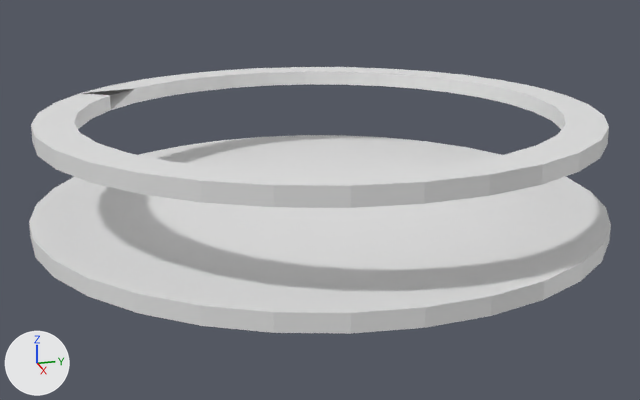
The Blender file canon.blend: old version first, new version second.
Both versions are drawn from a 50 mm lens placed at (19.15, -5.4, 2.46), pointed at (0.25, -0.07, -3.6). Arrows for +X, +Y and +Z are at lower left; the lights stay in place.
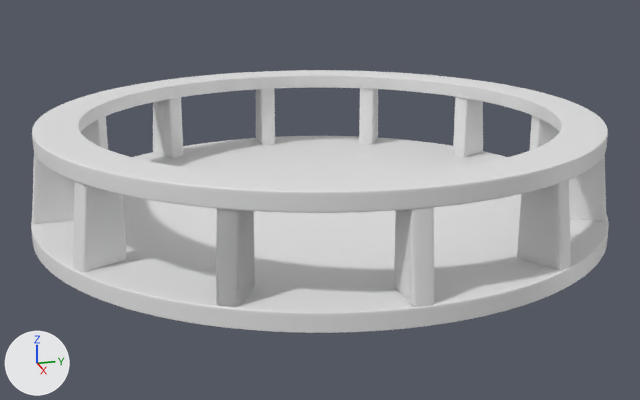
Pixel boxes (x1, y1, x2, y2) of what changed, in the pictures (640 x 400 px):
'Cylinder', reshaped, modifiers changed
    before: (29, 135, 611, 334)
    after: (31, 136, 609, 333)
'Cylinder.001', reshaped, moved, rescaled, modifiers changed
    before: (31, 67, 609, 208)
    after: (32, 70, 608, 213)
'Cube.004', added
    after: (73, 181, 126, 272)
'Cube.010', added
    after: (517, 180, 571, 270)
'Cube.002', added
    after: (394, 207, 434, 307)
'Cube.008', added
    after: (216, 209, 255, 307)
'Cube', added
    after: (32, 152, 75, 224)
'Cube.006', added
    after: (569, 154, 606, 221)
'Cube.011', added
    after: (153, 97, 183, 158)
'Cube.012', added
    after: (453, 97, 483, 157)
'Cube.003', added
    after: (256, 89, 275, 145)
'Cube.007', added
    after: (359, 88, 378, 145)
'Cube.001', added
    after: (529, 115, 559, 151)
'Cube.005', added
    after: (81, 116, 108, 150)
part 1 of me_cylinder_003, built on
    before: (31, 67, 609, 186)
    after: (32, 70, 608, 213)
part 2 of me_cylinder_002, added
    after: (31, 136, 609, 333)

What changed in the scene script:
```text
Change me_cylinder_003:
    used by ob_cylinder_001; location = (0.0, 0.0, -1.69); scale = (6.27, 6.27, 0.187)
    remove me_cylinder_003.from_pydata(...)  # 160 vertices, 160 faces; spans x -1.0..1.0, y -1.0..1.0, z -1.0..1.0
    add me_cylinder_003.from_pydata(...)  # 384 vertices, 384 faces; spans x -1.0..1.0, y -1.0..1.0, z -1.0..1.0
    me_cylinder_003 part 1: 8 vertices moved within x -0.85..0.85, y -0.85..0.85, z -1.0; 52 vertices removed from x -0.86..0.86, y -0.86..0.86, z 1.0; 276 vertices added at x -1.0..1.0, y -1.0..1.0, z -1.0..1.0
Change me_cylinder_002:
    used by ob_cylinder; location = (0.0, 0.0, -3.8); scale = (6.5, 6.5, 0.187)
    remove me_cylinder_002.from_pydata(...)  # 64 vertices, 34 faces; spans x -1.0..1.0, y -1.0..1.0, z -1.0..1.0
    add me_cylinder_002.from_pydata(...)  # 192 vertices, 162 faces; spans x -1.0..1.0, y -1.0..1.0, z -1.0..1.0
    me_cylinder_002 part 2: 128 vertices added at x -1.0..1.0, y -1.0..1.0, z -1.0..1.0
Change ob_cylinder_001:
    ob_cylinder_001.location: (0.0, 0.0, -1.69) -> (0.0, 0.0, -1.79)
    ob_cylinder_001.scale: (6.27, 6.27, 0.187) -> (6.3, 6.3, 0.187)
    add _m = ob_cylinder_001.modifiers.new('Subsurf', 'SUBSURF')
    add _m.levels = 2
Change ob_cylinder:
    add _m = ob_cylinder.modifiers.new('Subsurf', 'SUBSURF')
    add _m.levels = 2
Add ob_cube:
    ob_cube = bpy.data.objects.new('Cube', me_cube)  # 32 vertices, 30 faces; spans x -1.0..1.0, y -1.56..1.0, z -1.0..1.0; modifiers SUBSURF
    ob_cube.location = (0.0, -5.85, -2.76)
    ob_cube.scale = (0.205, 0.385, 0.905)
Add ob_cube_001:
    ob_cube_001 = bpy.data.objects.new('Cube.001', me_cube.copy())  # modifiers SUBSURF
    ob_cube_001.location = (0.0, 5.85, -2.76)
    ob_cube_001.rotation_euler = (0.0, 0.0, 3.142)  # degrees (0, 0, 180)
    ob_cube_001.scale = (0.205, 0.385, 0.905)
Add ob_cube_002:
    ob_cube_002 = bpy.data.objects.new('Cube.002', me_cube.copy())  # modifiers SUBSURF
    ob_cube_002.location = (5.85, 0.0, -2.76)
    ob_cube_002.rotation_euler = (0.0, 0.0, 1.571)  # degrees (0, 0, 90)
    ob_cube_002.scale = (0.205, 0.385, 0.905)
Add ob_cube_003:
    ob_cube_003 = bpy.data.objects.new('Cube.003', me_cube.copy())  # modifiers SUBSURF
    ob_cube_003.location = (-5.85, 0.0, -2.76)
    ob_cube_003.rotation_euler = (0.0, 0.0, -1.571)  # degrees (0, 0, -90)
    ob_cube_003.scale = (0.205, 0.385, 0.905)
Add ob_cube_004:
    ob_cube_004 = bpy.data.objects.new('Cube.004', me_cube.copy())  # modifiers SUBSURF
    ob_cube_004.location = (2.9, -5.05, -2.76)
    ob_cube_004.rotation_euler = (0.0, 0.0, 0.524)  # degrees (0, 0, 30)
    ob_cube_004.scale = (0.205, 0.385, 0.905)
Add ob_cube_005:
    ob_cube_005 = bpy.data.objects.new('Cube.005', me_cube.copy())  # modifiers SUBSURF
    ob_cube_005.location = (-2.9, -5.05, -2.76)
    ob_cube_005.rotation_euler = (0.0, 0.0, -0.524)  # degrees (0, 0, -30)
    ob_cube_005.scale = (0.205, 0.385, 0.905)
Add ob_cube_006:
    ob_cube_006 = bpy.data.objects.new('Cube.006', me_cube.copy())  # modifiers SUBSURF
    ob_cube_006.location = (2.9, 5.05, -2.76)
    ob_cube_006.rotation_euler = (0.0, 0.0, 2.618)  # degrees (0, 0, 150)
    ob_cube_006.scale = (0.205, 0.385, 0.905)
Add ob_cube_007:
    ob_cube_007 = bpy.data.objects.new('Cube.007', me_cube.copy())  # modifiers SUBSURF
    ob_cube_007.location = (-5.05, 2.9, -2.76)
    ob_cube_007.rotation_euler = (0.0, 0.0, -2.094)  # degrees (0, 0, -120)
    ob_cube_007.scale = (0.205, 0.385, 0.905)
Add ob_cube_008:
    ob_cube_008 = bpy.data.objects.new('Cube.008', me_cube.copy())  # modifiers SUBSURF
    ob_cube_008.location = (5.05, -2.9, -2.76)
    ob_cube_008.rotation_euler = (0.0, 0.0, 1.047)  # degrees (0, 0, 60)
    ob_cube_008.scale = (0.205, 0.385, 0.905)
Add ob_cube_010:
    ob_cube_010 = bpy.data.objects.new('Cube.010', me_cube.copy())  # modifiers SUBSURF
    ob_cube_010.location = (5.05, 2.9, -2.76)
    ob_cube_010.rotation_euler = (0.0, 0.0, 2.094)  # degrees (0, 0, 120)
    ob_cube_010.scale = (0.205, 0.385, 0.905)
Add ob_cube_011:
    ob_cube_011 = bpy.data.objects.new('Cube.011', me_cube.copy())  # modifiers SUBSURF
    ob_cube_011.location = (-5.05, -2.9, -2.76)
    ob_cube_011.rotation_euler = (0.0, 0.0, -1.047)  # degrees (0, 0, -60)
    ob_cube_011.scale = (0.205, 0.385, 0.905)
Add ob_cube_012:
    ob_cube_012 = bpy.data.objects.new('Cube.012', me_cube.copy())  # modifiers SUBSURF
    ob_cube_012.location = (-2.9, 5.05, -2.76)
    ob_cube_012.rotation_euler = (0.0, 0.0, -2.618)  # degrees (0, 0, -150)
    ob_cube_012.scale = (0.205, 0.385, 0.905)
```
